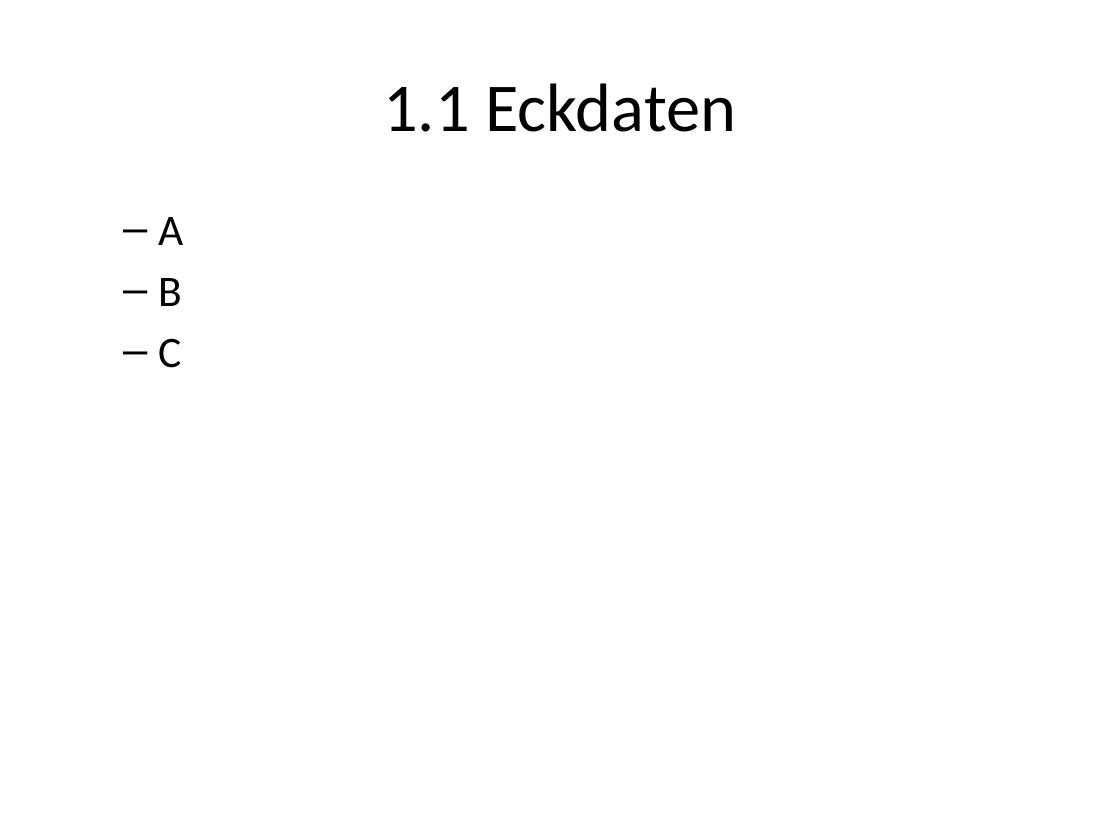
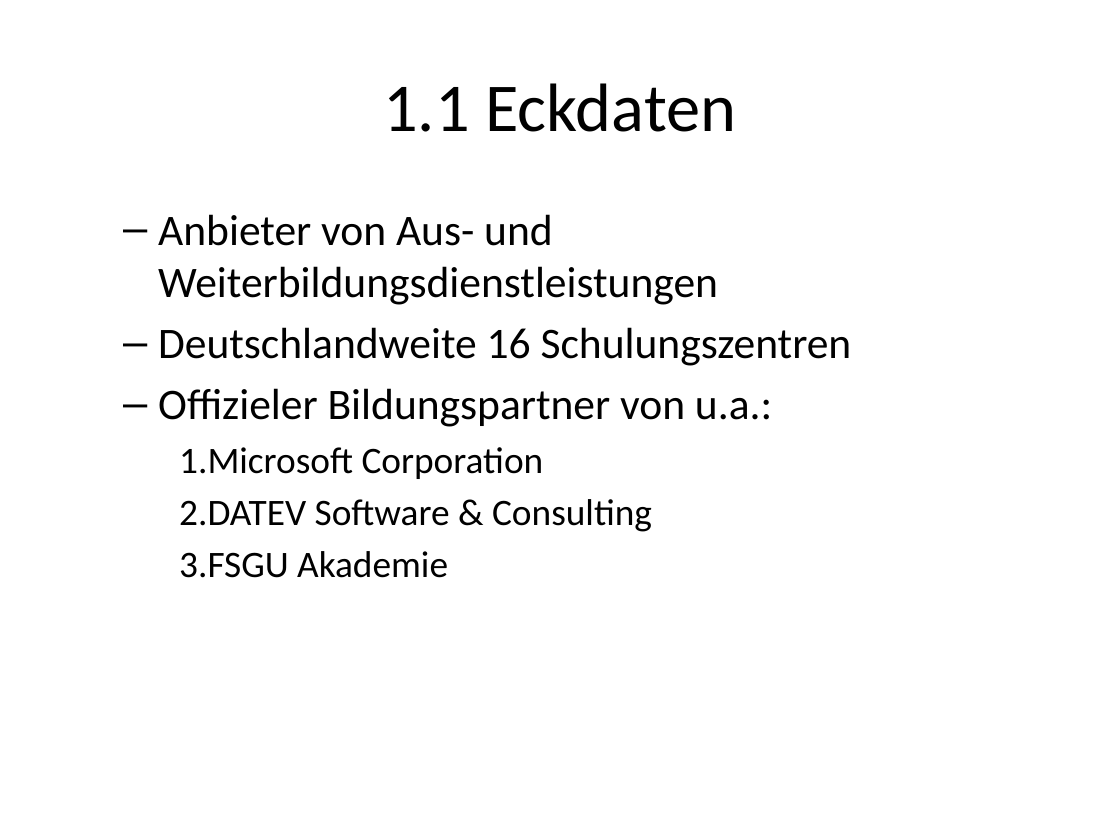
Before and after one commit to roman91DE/wipaed, a slide deck: slide 5 of praktikum/praesentation/praesentation.pptx. Drawn at 1120x840 pixels with LibreOffice and Linux fonts; fonts in the diff are those of the drawing. Boxes give left, top, right and bottom in pixels: in the first picture for what was removed or moved away, otherwise in the second. Text is boxed around its words. In the diff, an @@ line names an element or a change of style, - is before the commit and + after.

```diff
--- a/praktikum/praesentation/praesentation.pptx
+++ b/praktikum/praesentation/praesentation.pptx
@@ text at <box>158,214,852,578</box>: text changed @@
-  – A
-  – B
-  – C
+  – Anbieter von Aus- und Weiterbildungsdienstleistungen
+  – Deutschlandweite 16 Schulungszentren
+  – Offizieler Bildungspartner von u.a.:
+    1. Microsoft Corporation
+    2. DATEV Software & Consulting
+    3. FSGU Akademie
```
Also in this commit, not shown: 1 other slide changed, 3 other files.
